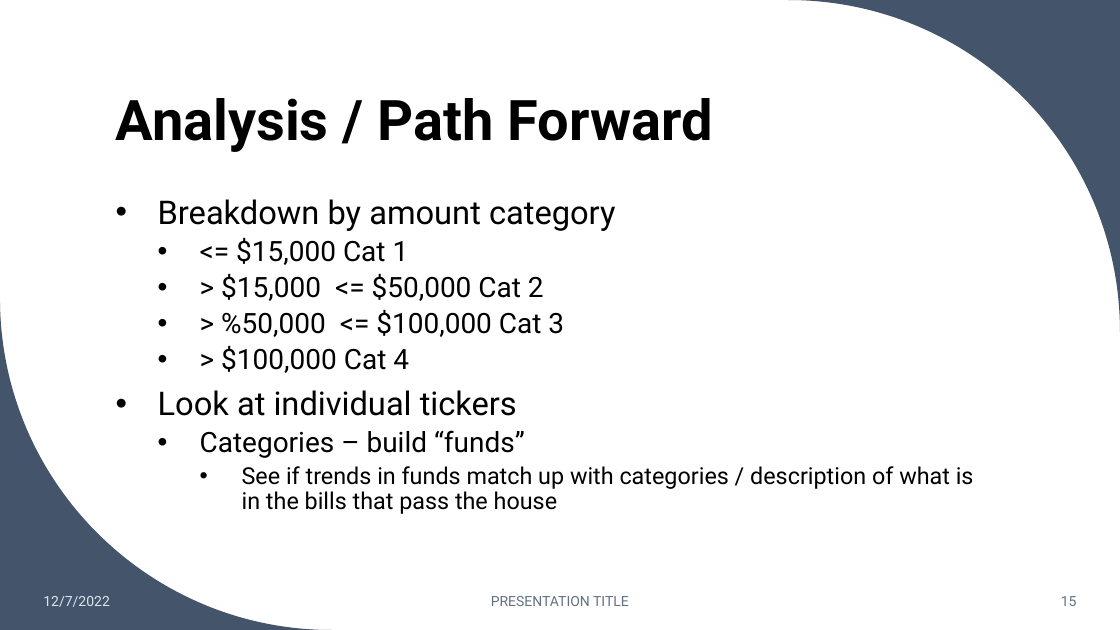
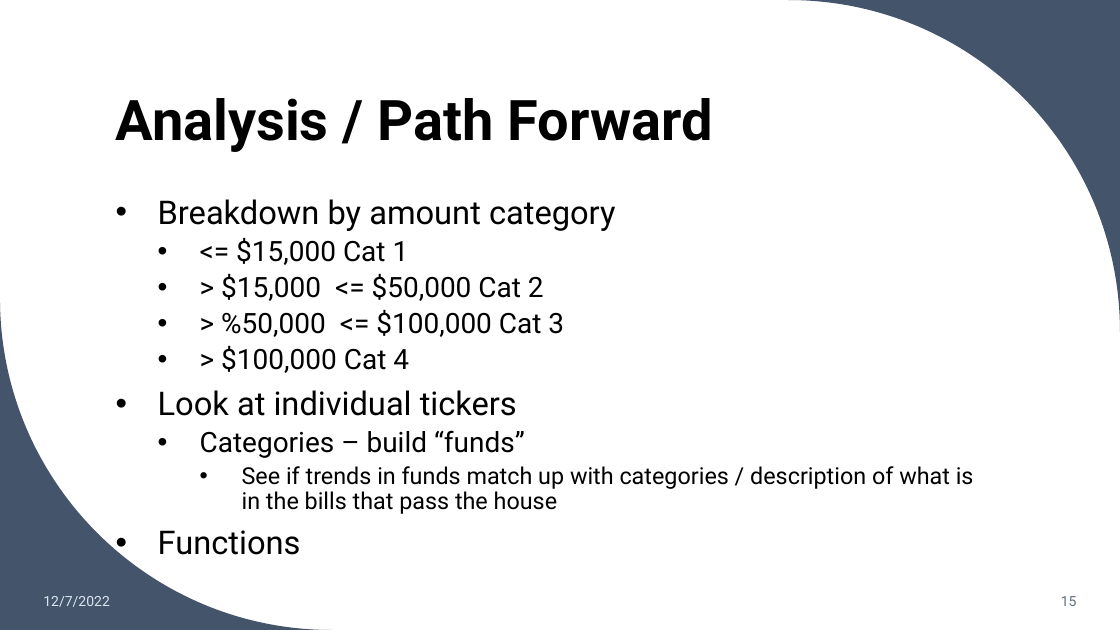
Before and after one commit to ccabes15/Congression_Trading, a slide deck: slide 15 of Presentation/Stock_Trading_Cabrey.pptx. Drawn at 1120x630 pixels with LibreOffice and Linux fonts; fonts in the diff are those of the drawing. Boxes give left, top, right and bottom in pixels: in the first picture for what was removed or moved away, otherwise in the second. Text is boxed around its words. In the diff, an @@ line names an element or a change of style, - is before the commit and + after.

Commit message:
added function

```diff
--- a/Presentation/Stock_Trading_Cabrey.pptx
+++ b/Presentation/Stock_Trading_Cabrey.pptx
@@ text at (158, 530, 301, 555): paragraph added @@
+• Functions
@@ text removed at (491, 596, 629, 606) @@
-PRESENTATION TITLE
```
Also in this commit, not shown: 4 other slides changed, 1 other file.
